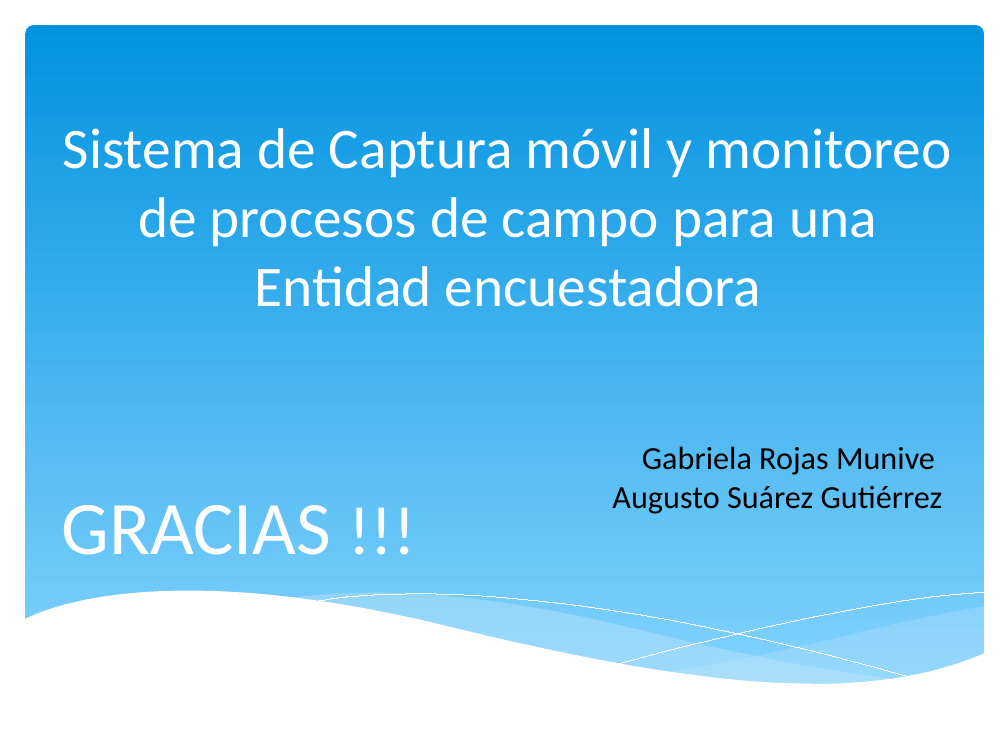
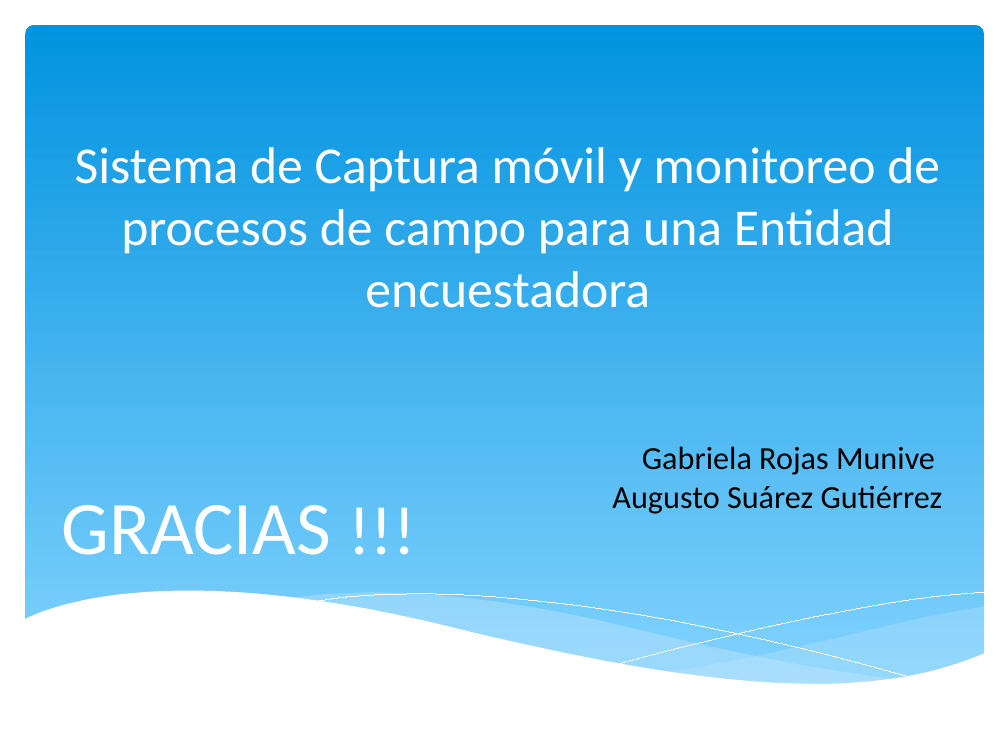
Before and after one commit to orlysemperfi/my-project-pi, a slide deck: slide 17 of PRESENTACION02/TRABAJO FINAL/PPT PI1 EFINAL.pptx. Drawn at 1008x756 pixels with LibreOffice and Linux fonts; fonts in the diff are those of the drawing. Boxes give left, top, right and bottom in pixels: in the first picture for what was removed or moved away, otherwise in the second. Text is boxed around its words. In the diff, an @@ line names an element or a change of style, - is before the commit and + after.

```diff
--- a/PRESENTACION02/TRABAJO FINAL/PPT PI1 EFINAL.pptx
+++ b/PRESENTACION02/TRABAJO FINAL/PPT PI1 EFINAL.pptx
@@ title "Sistema de Captura móvil y ..." at bbox=[75, 147, 940, 308]: size 41 to 36.9 pt @@
```
Also in this commit, not shown: 2 other slides changed.
